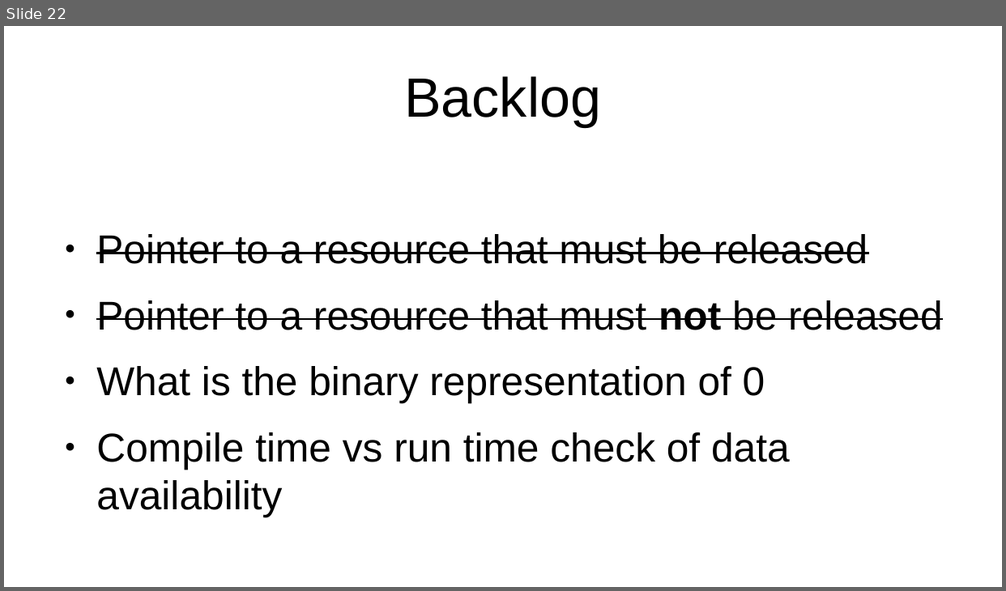
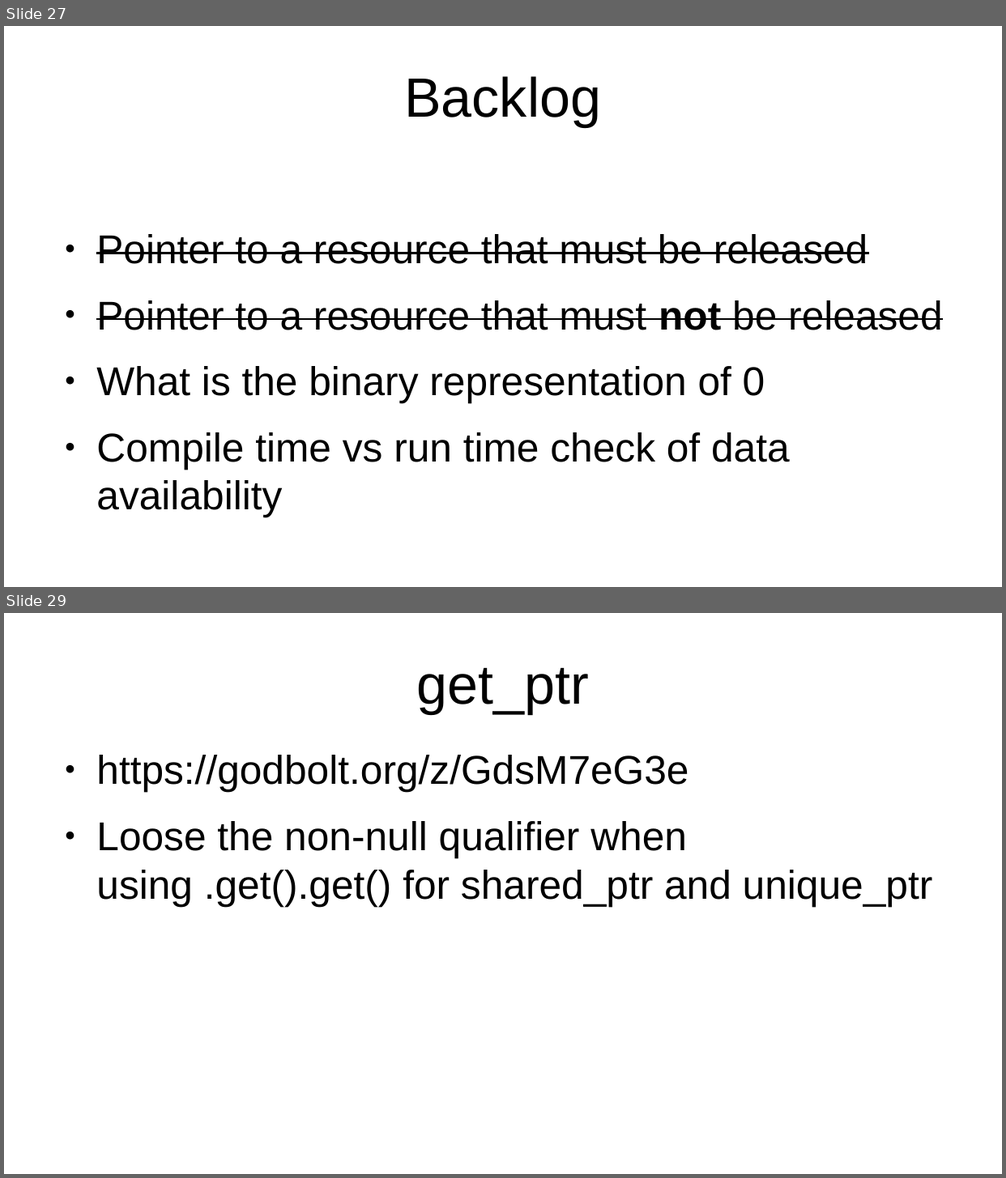
Before and after one commit to marcpawl/nullptr, a slide deck: slideshow.odp. Shown one above the other, each under a label of ours: slide 22 before the commit, slides 27 and 29 after it; the slides between them are not shown. The pictures are 1006x591 and 1006x1178 pixels, drawn with LibreOffice and Linux fonts; fonts in the diff are those of the drawing. Boxes give left, top, right and bottom in pixels: in the first picture for what was removed or moved away, otherwise in the second. Text is boxed around its words. In the diff, an @@ line names an element or a change of style, - is before the commit and + after.

```diff
--- a/slideshow.odp
+++ b/slideshow.odp
@@ slide 29 added at (4,613,1002,1174), background #FFFFFF @@
@@ title added at (417,668,589,714), 44 pt, text #000000 @@
+get_ptr
@@ text added at (96,755,933,906), 32 pt, text #000000 @@
+● https://godbolt.org/z/GdsM7eG3e
+● Loose the non-null qualifier when using .get().get() for shared_ptr and unique_ptr
@@ what was slide 22 is now slide 27 @@
```
Also in this commit, not shown: 1 slide changed, 8 other slides added, 1 slide removed.
